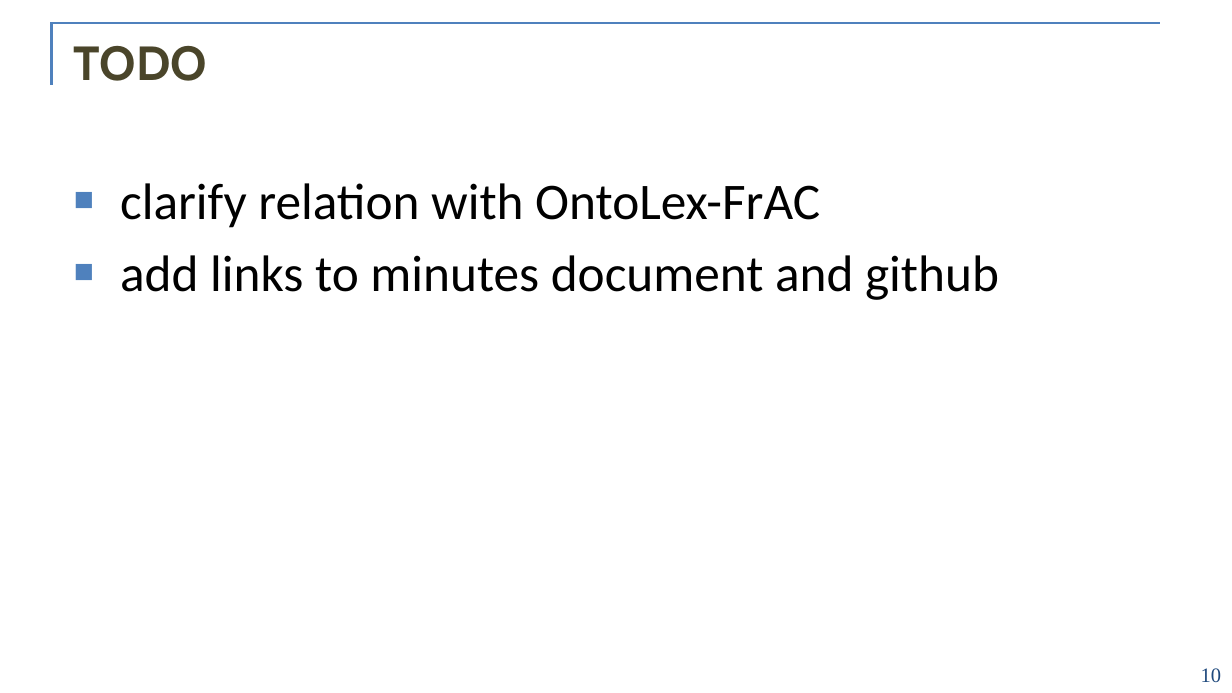
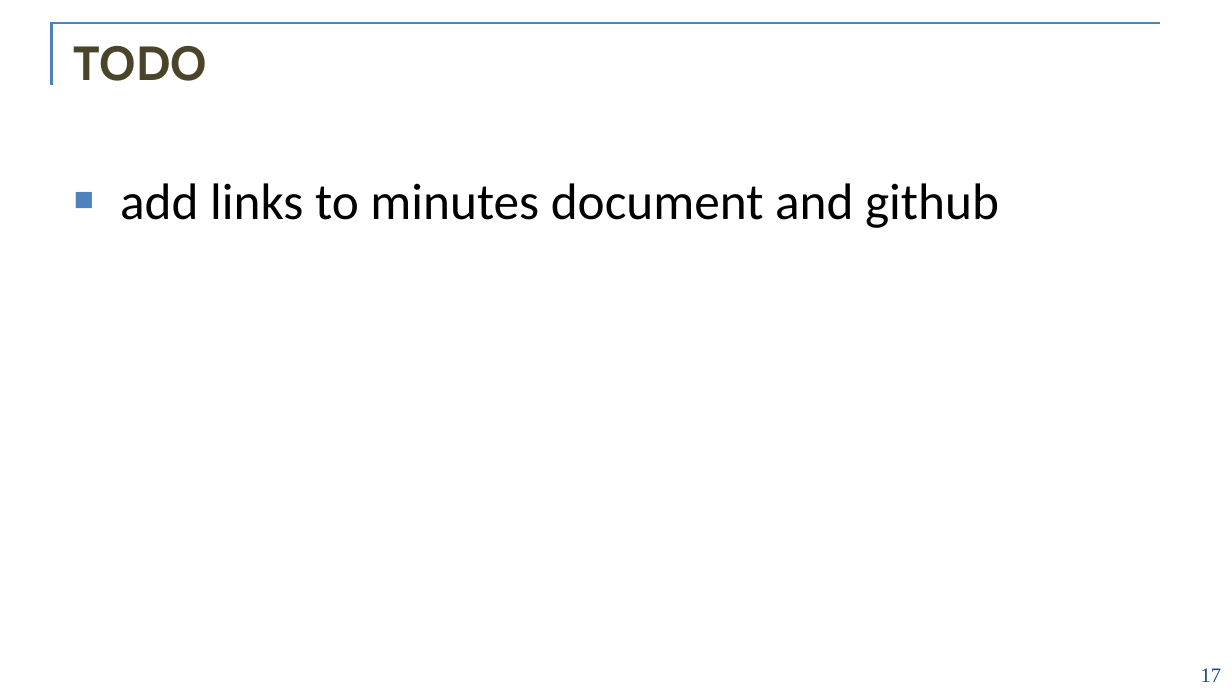
Before and after one commit to ld4lt/linguistic-annotation, a slide deck: slide 17 of doc/meetings/ldk-2021/0-welcome.pptx (slide 10 before the commit). Drawn at 1232x693 pixels with LibreOffice and Linux fonts; fonts in the diff are those of the drawing; background and template pictures are left out. Boxes give left, top, right and bottom in pixels: in the first picture for what was removed or moved away, otherwise in the second. Text is boxed around its words. In the diff, an @@ line names an element or a change of style, - is before the commit and + after.

```diff
--- a/doc/meetings/ldk-2021/0-welcome.pptx
+++ b/doc/meetings/ldk-2021/0-welcome.pptx
@@ text at (x1=120, y1=183, x2=820, y2=228): paragraph removed @@
-■ clarify relation with OntoLex-FrAC
@@ page number at (x1=1201, y1=668, x2=1221, y2=682): text changed @@
-10
+17
```
Also in this commit, not shown: 4 other slides changed, 7 slides added, 1 other file.
